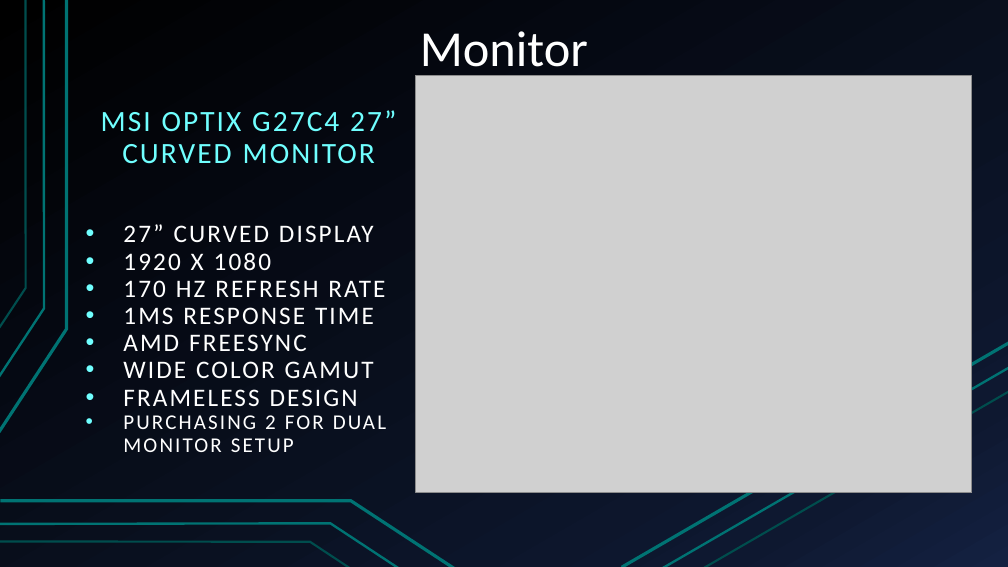
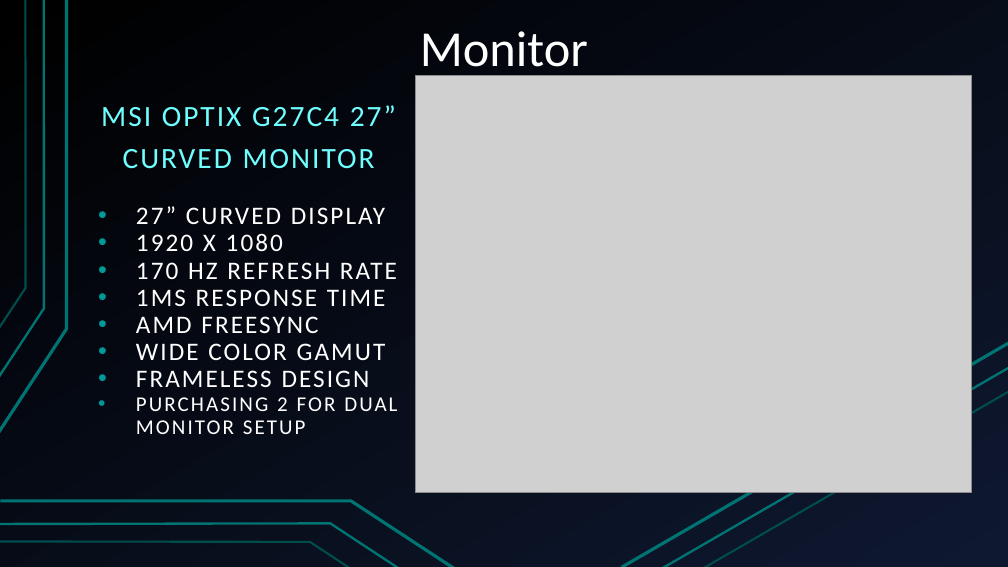
Before and after one commit to Ploppa-Smurph/ctec112_IT_HardwareSupport, a slide deck: slide 13 of buildPC.pptx. Drawn at 1008x567 pixels with LibreOffice and Linux fonts; fonts in the diff are those of the drawing; grey boxes stand for pictures. Boxes give left, top, right and bottom in pixels: in the first picture for what was removed or moved away, otherwise in the second. Text is boxed around its words. In the diff, an @@ line names an element or a change of style, - is before the commit and + after.

```diff
--- a/buildPC.pptx
+++ b/buildPC.pptx
@@ background gradient #000000 to #0F1931 to #142242 to gradient #000000 to #0E1830 @@
@@ subtitle "MSI OPTIX G27C4 27”" at (x1=101, y1=105, x2=396, y2=169): indent changed; more space between paragraphs @@
@@ text "27” CURVED DISPLAY" moved from (x1=123, y1=224, x2=385, y2=429) to (x1=136, y1=206, x2=397, y2=434) @@
@@ text "27” CURVED DISPLAY" at (x1=136, y1=206, x2=397, y2=434): bullet colour #70FFFF to #009999 @@
@@ line (704, 567) - (1008, 392): stroke #007373 2 pt to #004D4D 2 pt @@
```
Also in this commit, not shown: 15 other slides changed.
